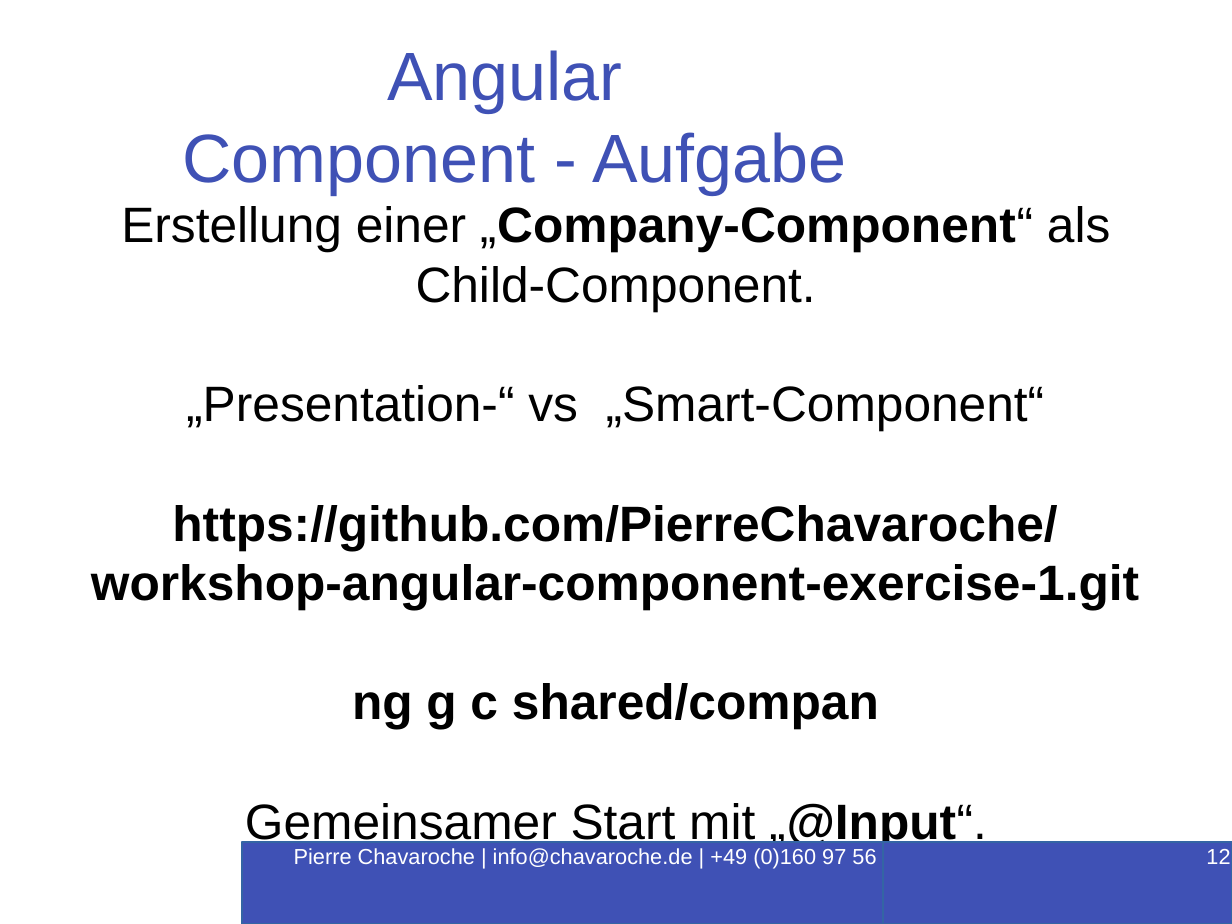
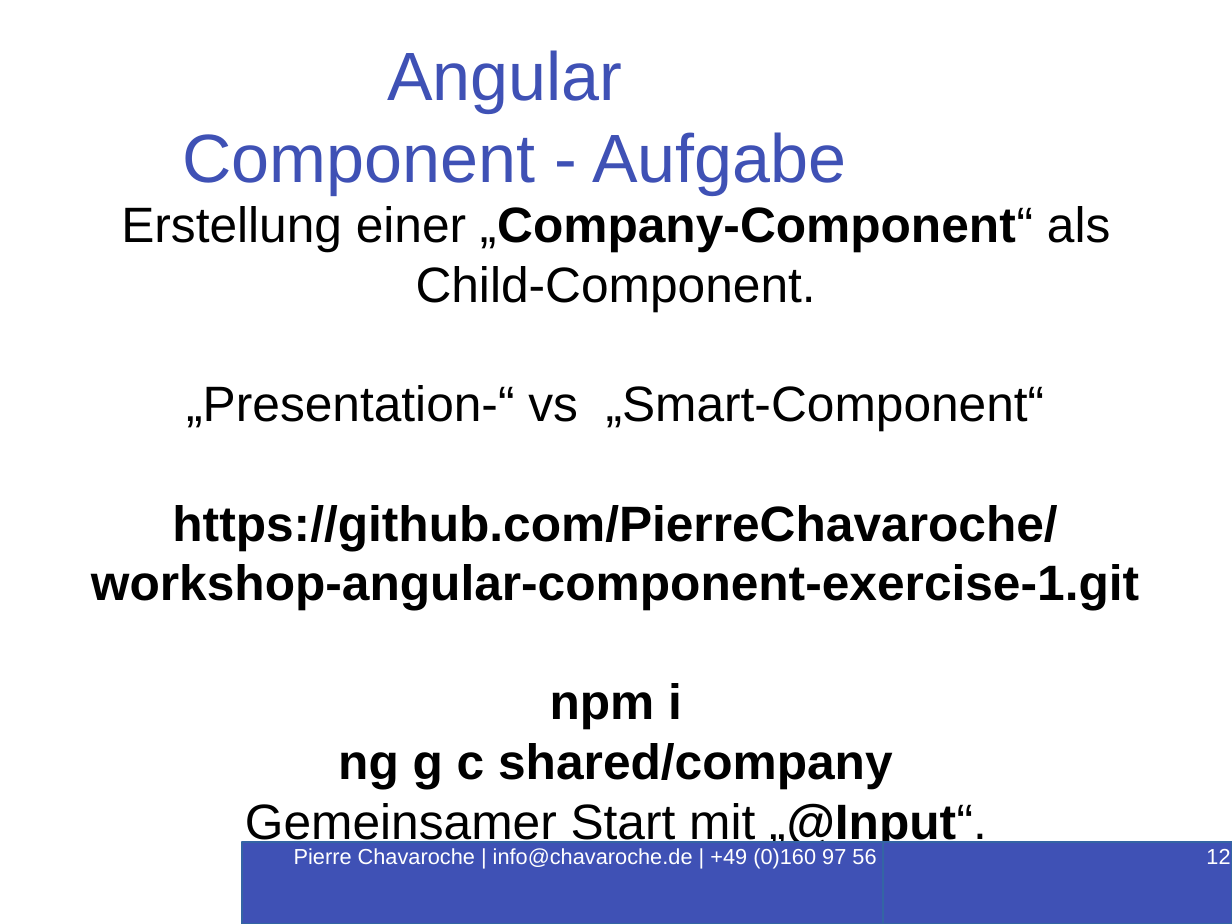
Before and after one commit to PierreChavaroche/workshop-presentation, a slide deck: slide 12 of Angular-RxJS.odp. Drawn at 1232x924 pixels with LibreOffice and Linux fonts; fonts in the diff are those of the drawing; background and template pictures are left out. Boxes give left, top, right and bottom in pixels: in the first picture for what was removed or moved away, otherwise in the second. Text is boxed around its words. In the diff, an @@ line names an element or a change of style, - is before the commit and + after.

```diff
--- a/Angular-RxJS.odp
+++ b/Angular-RxJS.odp
@@ subtitle at [338,683,893,789]: text changed @@
-ng g c shared/compan
+npm i
+ng g c shared/company
```
Also in this commit, not shown: 1 other slide changed.
